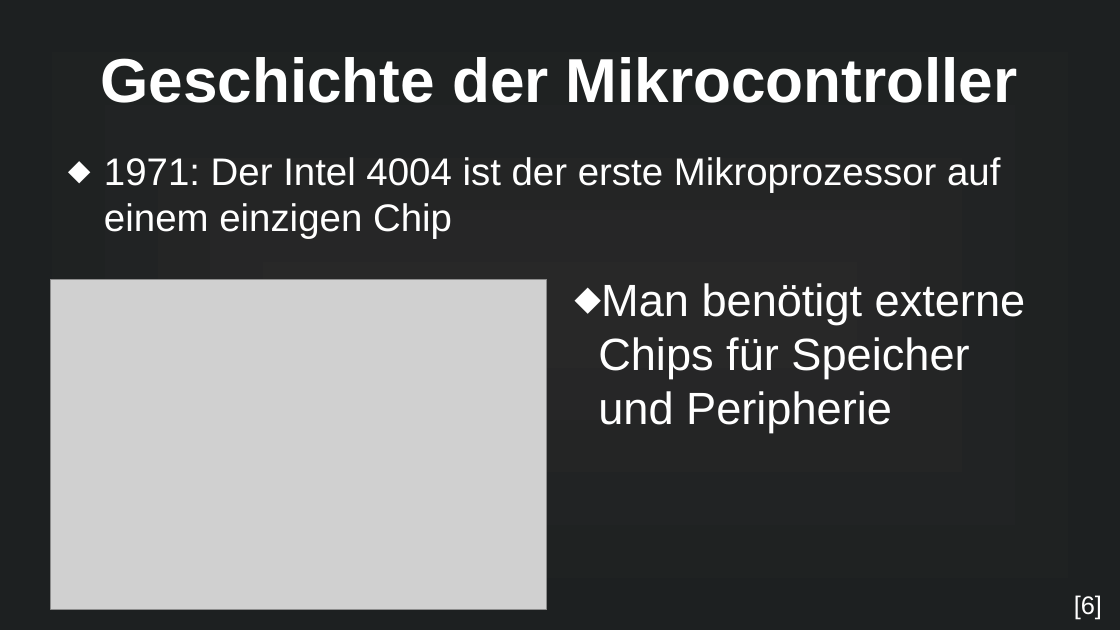
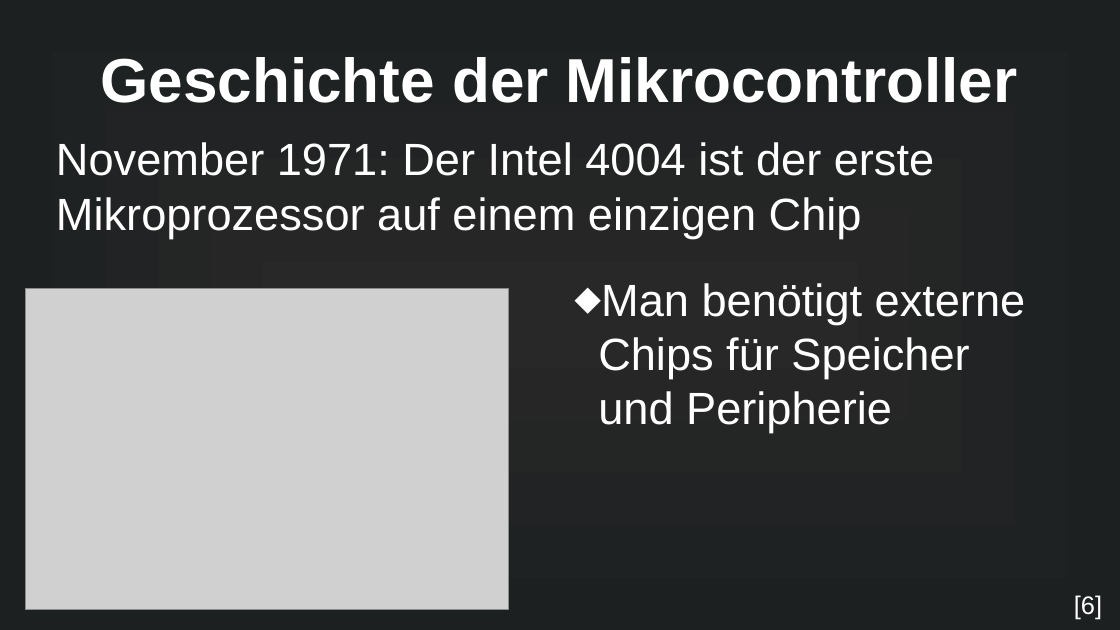
Before and after one commit to MuffinKran24/IMP_GFS, a slide deck: slide 6 of Mikrocontroller_GFS.odp (slide 5 before the commit). Drawn at 1120x630 pixels with LibreOffice and Linux fonts; fonts in the diff are those of the drawing; grey boxes stand for pictures. Boxes give left, top, right and bottom in pixels: in the first picture for what was removed or moved away, otherwise in the second. Text is boxed around its words. In the diff, an @@ line names an element or a change of style, - is before the commit and + after.

```diff
--- a/Mikrocontroller_GFS.odp
+++ b/Mikrocontroller_GFS.odp
@@ text at bbox=[56, 142, 934, 238]: text changed; size 27.2 to 32 pt @@
-⬥ 1971: Der Intel 4004 ist der erste Mikroprozessor auf einem einzigen Chip
+November 1971: Der Intel 4004 ist der erste Mikroprozessor auf einem einzigen Chip
@@ picture: place and size @@
-picture at bbox=[51, 279, 547, 610]
+picture at bbox=[25, 289, 508, 610]
```
Also in this commit, not shown: 7 other slides changed, 2 slides added, 3 other files.
